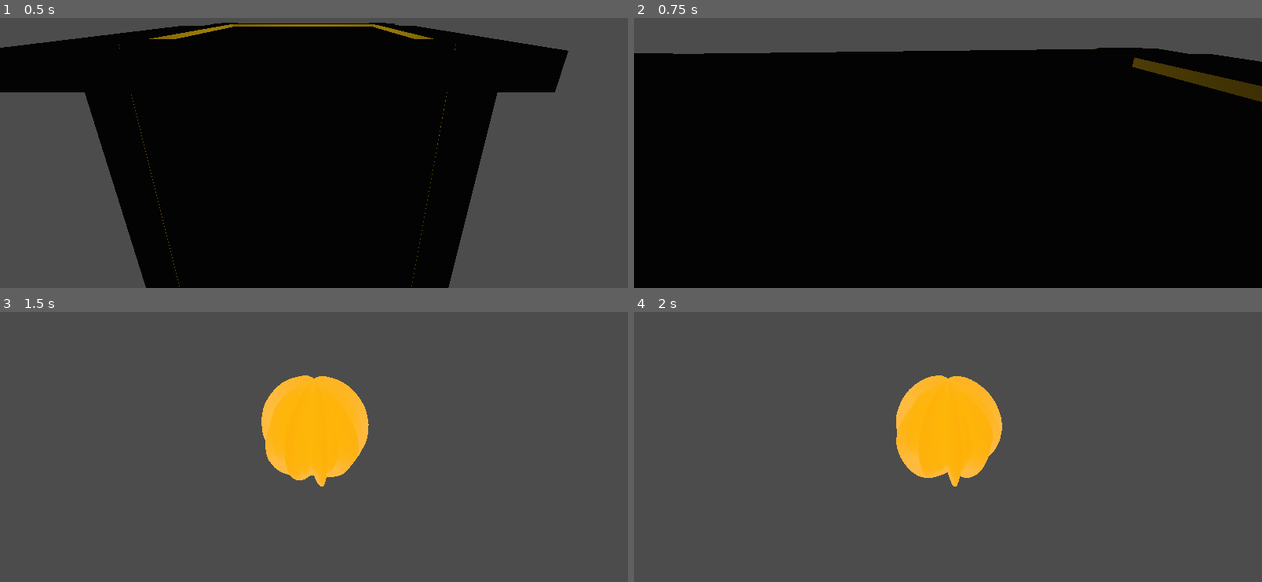
Above: before the commit, frames 1-4 (two rows, left to right).
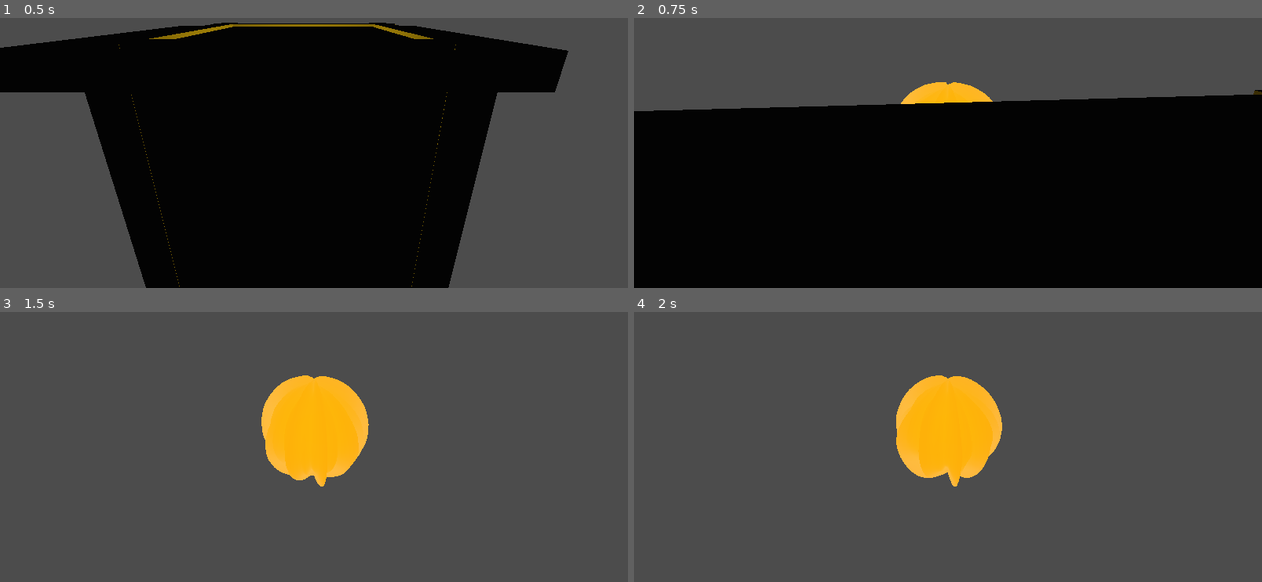
Above: after the commit, the same moments.

Repository: TheCubeOfFire/GGJ2022-Codename-OmeletteDuFromage
Game: Godot game, scene res://assets/developers/asterius/asterius_test_map.tscn
Two runs of this game, one before a commit and one after it. Both use one fixed random seed, a clock stepped at 60 frames per second and the inputs below. This scene is started directly instead of the project's main scene.
Inputs (mouse positions are in pixels of both pictures, inside the frame that each line leads up to):
- Up to frame 1 (0.5 s): no input
- Up to frame 2 (0.75 s): tap Enter at 0.5 s; move the mouse to (979, 104) at 0.52 s; click (979, 104) at 0.6 s
- Up to frame 3 (1.5 s): move the mouse to (282, 401) at 1.27 s; click (282, 401) at 1.35 s
- Up to frame 4 (2 s): no input

Frame 1 is identical in both runs. In frame 2, 19% of the frame differs, in the area x 0-100%, y 11-35%; in frame 3, less than 0.1%; in frame 4, less than 0.1%.

Commit message:
Changed drag and mouse movement to be based on physics delta

Diff:
--- a/assets/player/player.gd
+++ b/assets/player/player.gd
@@ -1,7 +1,8 @@
 extends KinematicBody
 class_name Player
 
-const DASH_ACCELERATION: float = 2000.0
+const DASH_ACCELERATION: float = 3000.0
+const DRAG_FACTOR: float = 500.0
 
 const MOUSE_SENSIVITY: float = 5.0
 
@@ -16,15 +17,17 @@
 func _physics_process(delta: float) -> void:
 	var direction := Vector3.FORWARD.rotated(Vector3.UP, rotation.y)
 
+	var drag := -DRAG_FACTOR * velocity
+
 	if Input.is_action_just_pressed("dash"):
 		velocity += DASH_ACCELERATION * direction * delta
 
 	velocity = move_and_slide(velocity, Vector3.UP)
-	velocity *= 0.95
+	velocity += drag * delta * delta
 
 func _input(event: InputEvent) -> void:
 	if event is InputEventMouseMotion and Input.get_mouse_mode() == Input.MOUSE_MODE_CAPTURED:
-		_rotate_camera(event.relative.y, event.relative.x, -MOUSE_SENSIVITY * get_process_delta_time())
+		_rotate_camera(event.relative.y, event.relative.x, -MOUSE_SENSIVITY * get_physics_process_delta_time())
 
 func _rotate_camera(rx: float, ry: float, scale: float) -> void:
 	camera_target.rotate_x(deg2rad(rx * scale))
